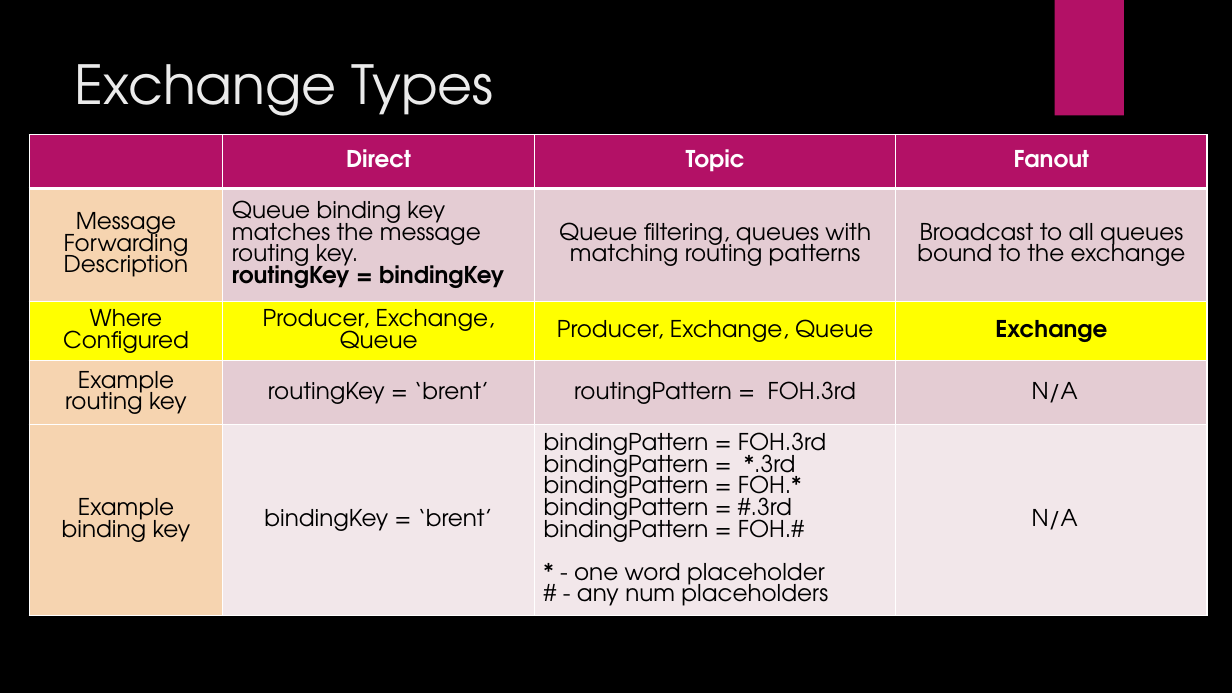
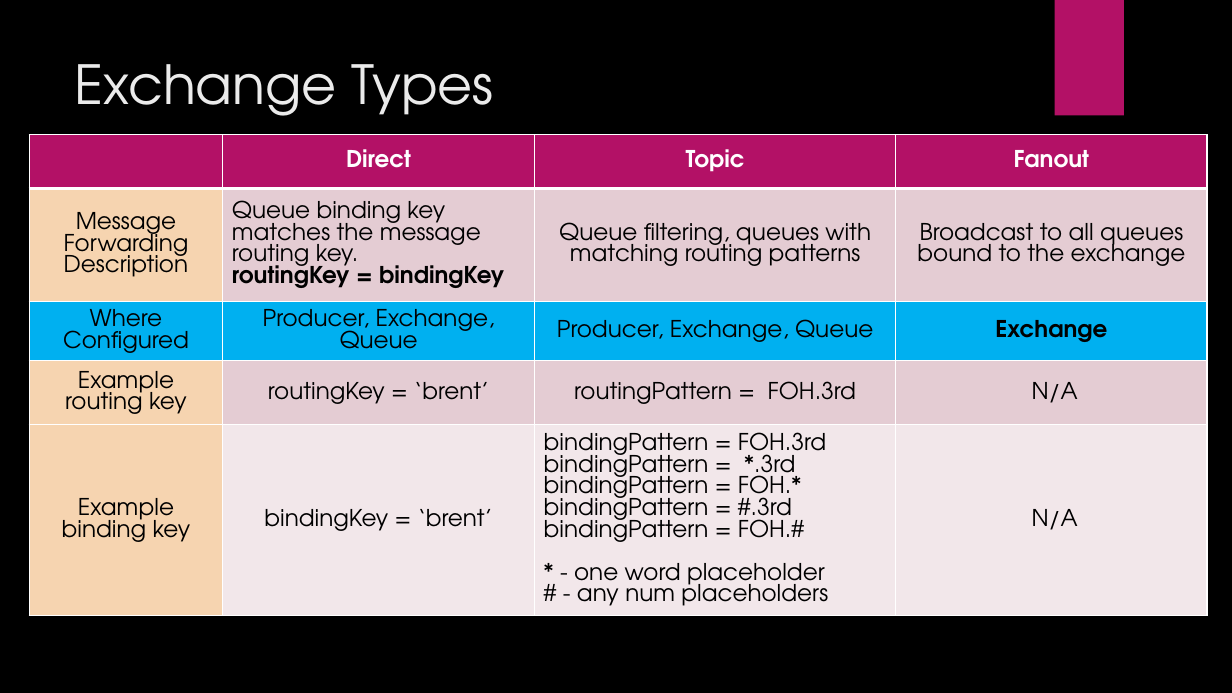
Before and after one commit to ryaovan/rabbitmq-tutorial, a slide deck: slide 11 of Rabbitmq lecture.pptx. Drawn at 1232x693 pixels with LibreOffice and Linux fonts; fonts in the diff are those of the drawing; background and template pictures are left out. Boxes give left, top, right and bottom in pixels: in the first picture for what was removed or moved away, otherwise in the second. Text is boxed around its words. In the diff, an @@ line names an element or a change of style, - is before the commit and + after.

```diff
--- a/Rabbitmq lecture.pptx
+++ b/Rabbitmq lecture.pptx
@@ table at [30, 135, 1207, 669] @@
@@ fill #FFFF00 to #00B0F0 in row 3 @@
```
Also in this commit, not shown: 5 other slides changed, 8 slides added, 1 slide removed, 10 other files.
